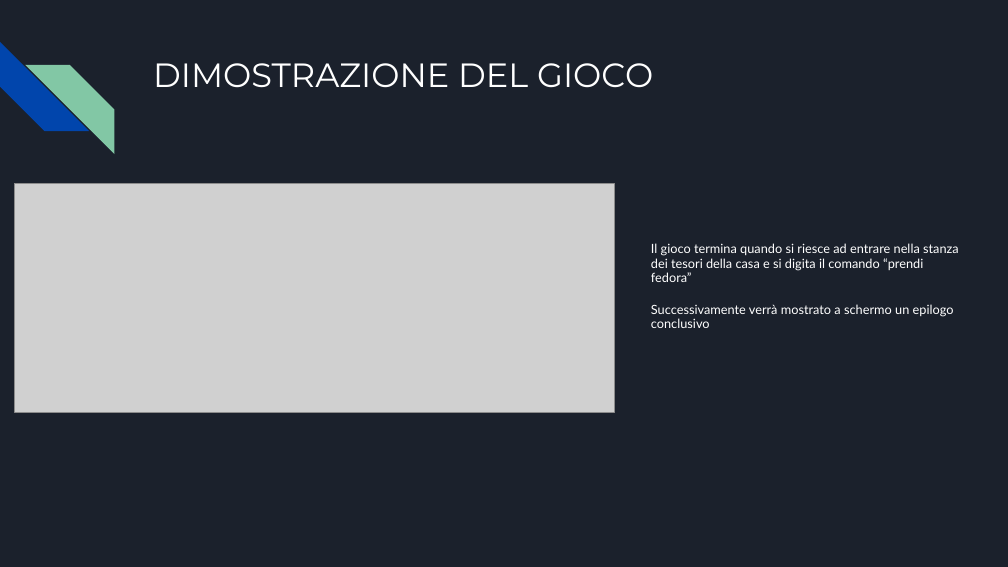
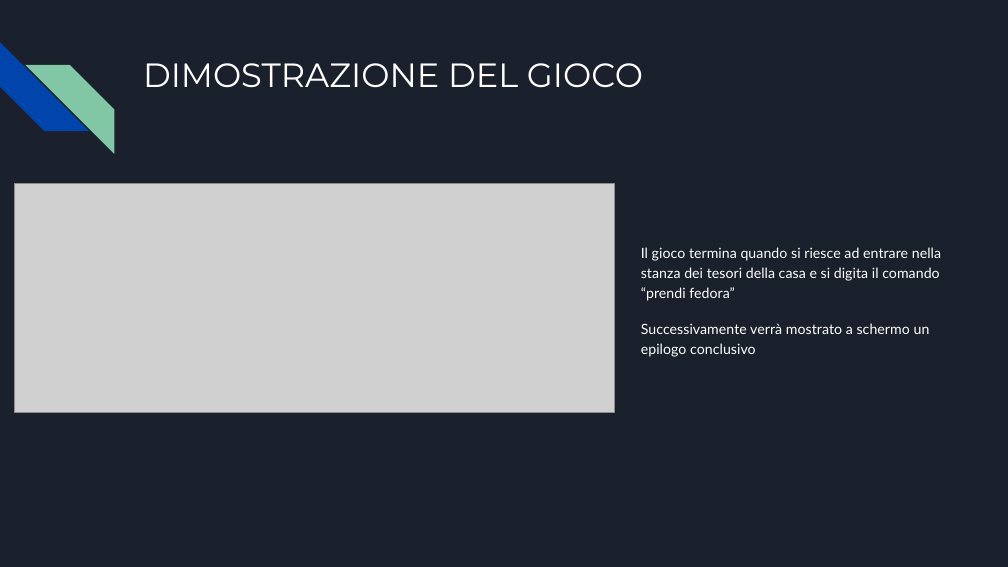
Before and after one commit to vitomarzocca/Esame-MAP, a slide deck: slide 21 of Presentazione.pptx. Drawn at 1008x567 pixels with LibreOffice and Linux fonts; fonts in the diff are those of the drawing; grey boxes stand for pictures. Boxes give left, top, right and bottom in pixels: in the first picture for what was removed or moved away, otherwise in the second. Text is boxed around its words. In the diff, an @@ line names an element or a change of style, - is before the commit and + after.

```diff
--- a/Presentazione.pptx
+++ b/Presentazione.pptx
@@ title "DIMOSTRAZIONE DEL GIOCO": place and size @@
-title "DIMOSTRAZIONE DEL GIOCO" at <box>153,63,653,88</box>
+title "DIMOSTRAZIONE DEL GIOCO" at <box>143,63,643,88</box>
@@ text "Il gioco termina quando si ..." at <box>641,247,941,357</box>: size 9.1 to 10.1 pt; line spacing 0.95 to 1.15 @@
```
Also in this commit, not shown: 11 other slides changed, 1 other file.
